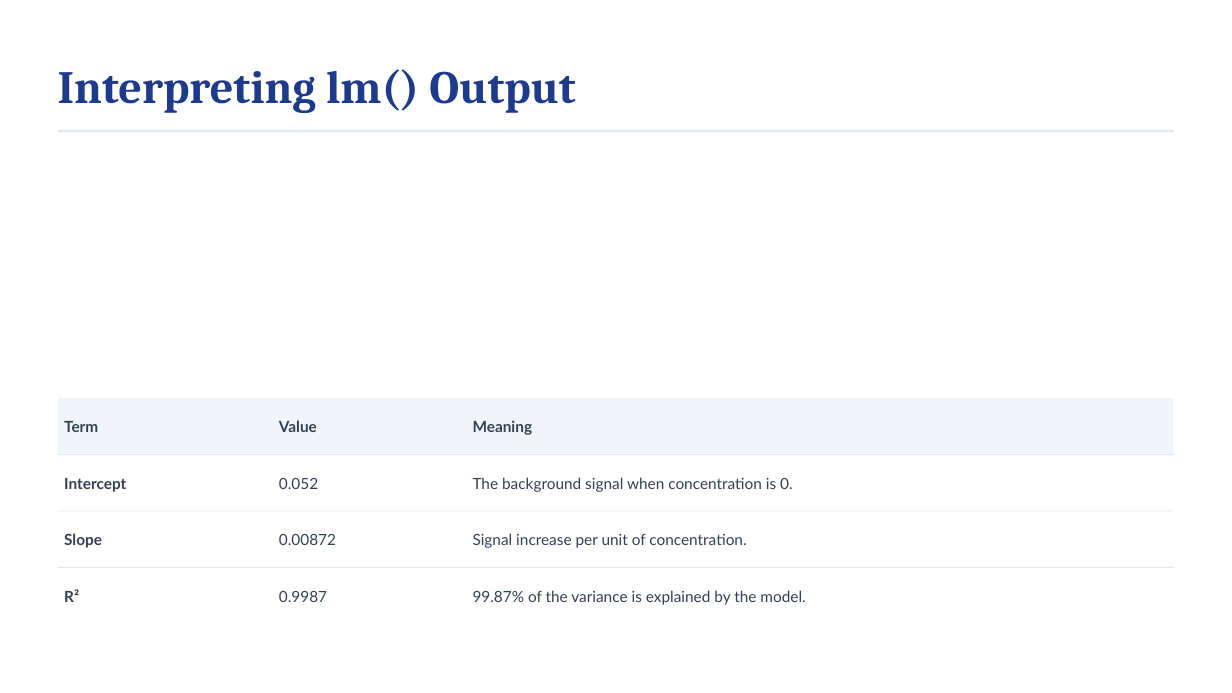
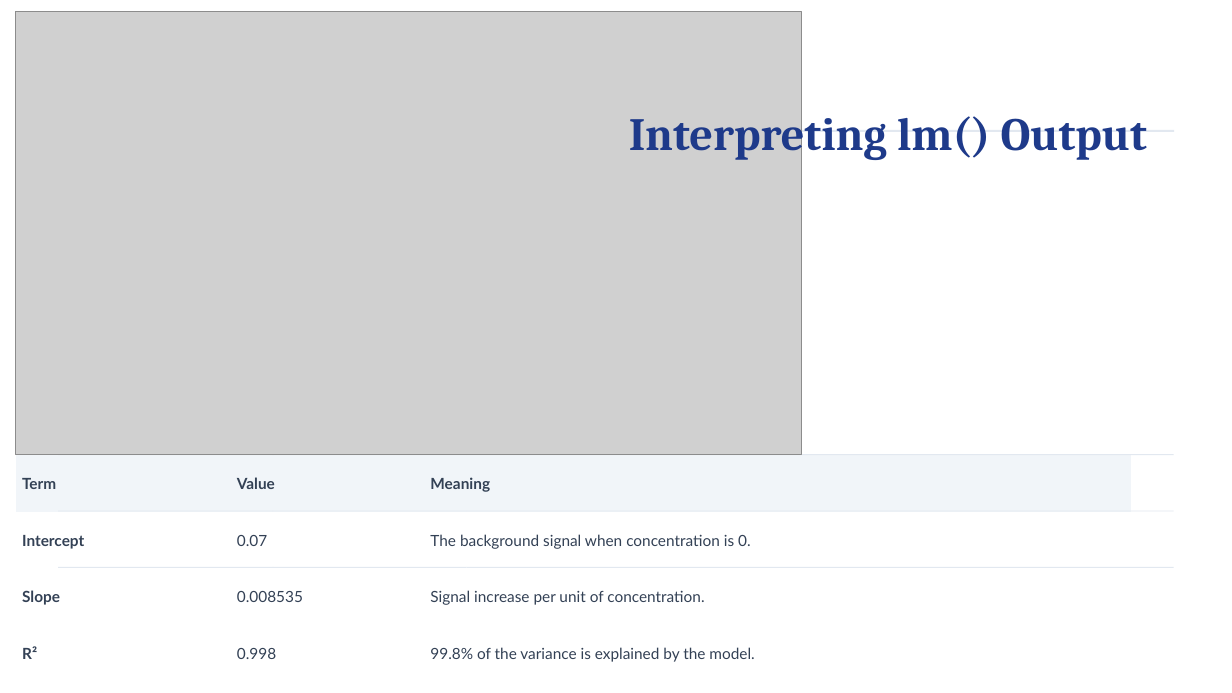
Before and after one commit to Koohoko/MSc_Module3_Programming_BioData_HKUSpacce_2026, a slide deck: slide 24 of lectures/Session_06_ANOVA_Regression/slides/Session 6_ ANOVA and Linear Regression.pptx. Drawn at 1232x693 pixels with LibreOffice and Linux fonts; fonts in the diff are those of the drawing; grey boxes stand for pictures; background and template pictures are left out. Boxes give left, top, right and bottom in pixels: in the first picture for what was removed or moved away, otherwise in the second. Text is boxed around its words. In the diff, an @@ line names an element or a change of style, - is before the commit and + after.

```diff
--- a/lectures/Session_06_ANOVA_Regression/slides/Session 6_ ANOVA and Linear Regression.pptx
+++ b/lectures/Session_06_ANOVA_Regression/slides/Session 6_ ANOVA and Linear Regression.pptx
@@ picture added at <box>16,12,801,455</box> @@
@@ text "Interpreting lm() Output" rewrapped from <box>58,69,575,113</box> to <box>629,108,1147,160</box> @@
@@ table at <box>16,456,1131,682</box> @@
-row 2, column 2: 0.052
+row 2, column 2: 0.07
-row 3, column 2: 0.00872
+row 3, column 2: 0.008535
-row 4, column 2: 0.9987
+row 4, column 2: 0.998
-row 4, column 3: 99.87% of the variance is explained by the model.
+row 4, column 3: 99.8% of the variance is explained by the model.
@@ table: place and size @@
-table at <box>57,398,1173,625</box>
+table at <box>16,456,1131,682</box>
```
Also in this commit, not shown: 11 other slides changed, 3 other files.
